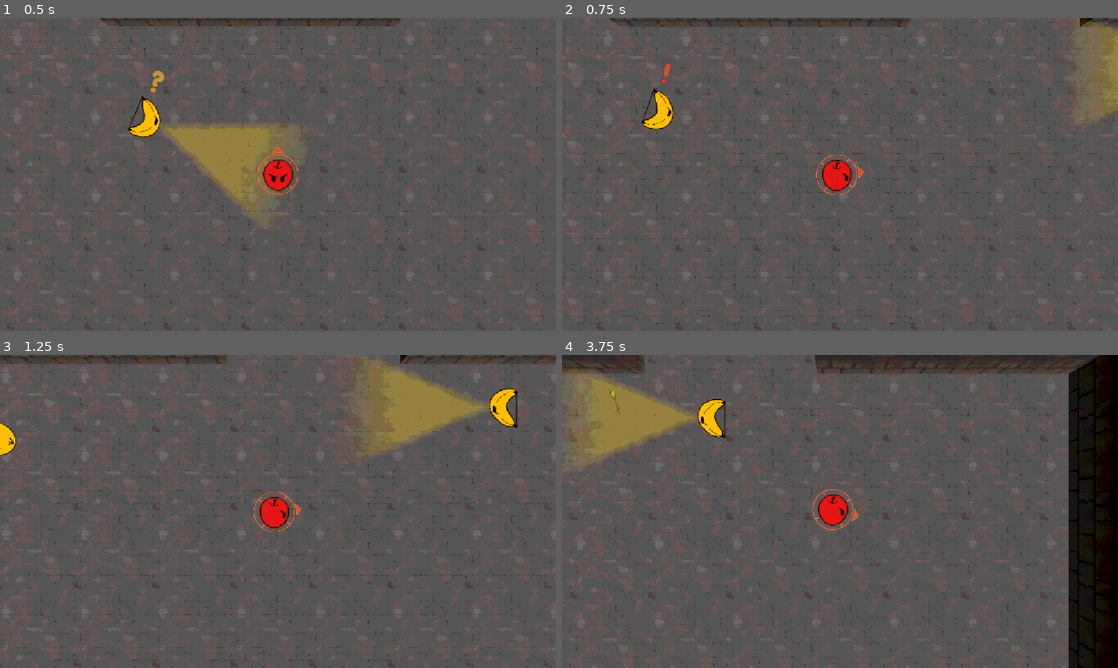
Above: before the commit, frames 1-4 (two rows, left to right).
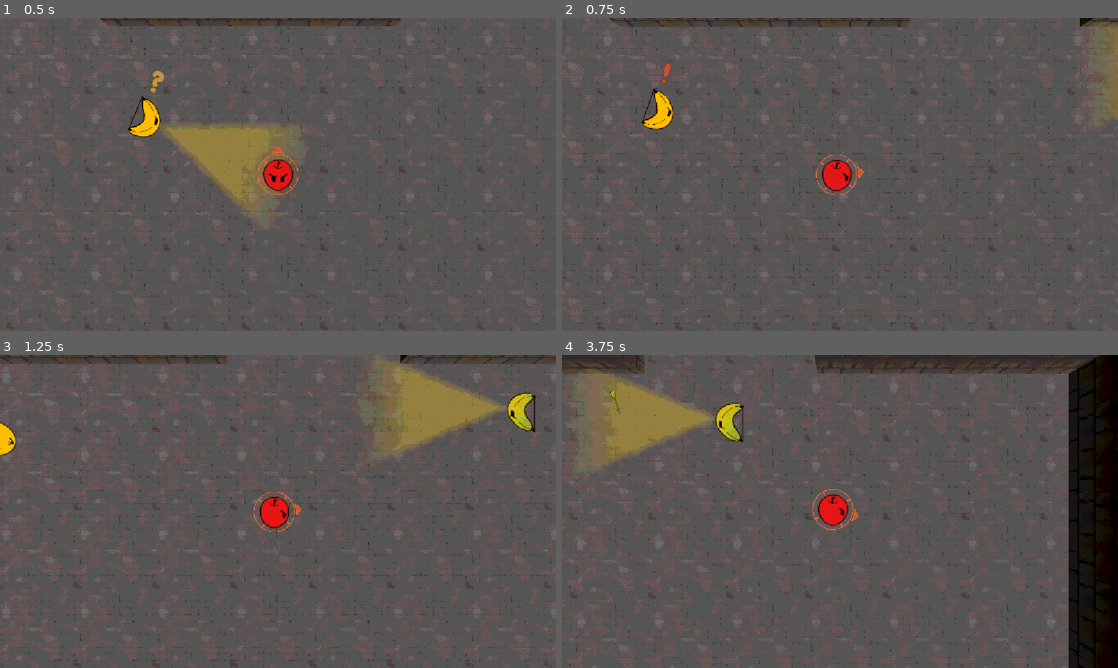
Above: after the commit, the same moments.

Repository: CasualShrub/arrow-head
Game: Godot game, scene res://scenes/levels/level_2.tscn
Same seed, same stepped clock (60 frames per second), same inputs: the game is played once before the commit and once after it. This scene is started directly instead of the project's main scene. Sound files missing from this copy of the repository are replaced by a short silence.
Inputs (mouse positions are in pixels of both pictures, inside the frame that each line leads up to):
- Up to frame 1 (0.5 s): no input
- Up to frame 2 (0.75 s): tap Enter at 0.5 s; move the mouse to (962, 158) at 0.52 s; hold D (move_right) from 0.53 s (still down); hold Space (fire) from 0.53 s (still down)
- Up to frame 3 (1.25 s): keep holding D (move_right); keep holding Space (fire)
- Up to frame 4 (3.75 s): move the mouse to (728, 527) at 1.27 s; release D (move_right) at 1.28 s; release Space (fire) at 1.28 s; hold S (move_down) 1.28-2.03 s; tap Space (fire) at 1.35, 2.85 s; move the mouse to (895, 442) at 2.02 s; hold D (move_right) 2.03-2.78 s; hold Space (fire) 2.03-2.78 s; tap R at 2.1 s; move the mouse to (812, 574) at 2.77 s; hold W (move_up) 2.78-3.53 s; move the mouse to (1006, 558) at 3.52 s; hold A (move_left) from 3.53 s (still down); hold Space (fire) from 3.53 s (still down)

Frame 1 is identical in both runs. In frame 2, less than 0.1% of the frame differs, in the area x 98-100%, y 2-32%; in frame 3, 1.4%, in the area x 69-97%, y 2-32%; in frame 4, 1.4%.

Commit message:
lv2 small enemy texture update

Diff:
--- a/scenes/levels/level_2.tscn
+++ b/scenes/levels/level_2.tscn
@@ -1,8 +1,8 @@
 [gd_scene format=3 uid="uid://bnsr22owo5uq4"]
 
 [ext_resource type="PackedScene" uid="uid://b6c1h2si8ob6l" path="res://scenes/levels/encounter.tscn" id="1_h14sk"]
-[ext_resource type="PackedScene" uid="uid://dwun4epe1ljmt" path="res://scenes/enemies/enemy_fire.tscn" id="2_eqwef"]
-[ext_resource type="PackedScene" uid="uid://1jtkc8jlvm65" path="res://scenes/enemies/enemy_frost.tscn" id="3_1shg3"]
+[ext_resource type="PackedScene" uid="uid://db0ry36fopb12" path="res://scenes/enemies/enemy_bananarotten.tscn" id="3_3p04p"]
+[ext_resource type="PackedScene" uid="uid://kwovebw0p15w" path="res://scenes/enemies/enemy_bananaunripe.tscn" id="4_qsp8v"]
 [ext_resource type="PackedScene" uid="uid://tmhabgv3ovyb" path="res://scenes/enemies/enemy_archer.tscn" id="5_l37oo"]
 [ext_resource type="Material" uid="uid://6w5rlqbtx4yb" path="res://materials/crate_material.tres" id="6_rock"]
 [ext_resource type="Material" uid="uid://bspie6d5acqw8" path="res://materials/stone_floor_material.tres" id="8_floor"]
@@ -24,19 +24,26 @@
 [node name="Player" parent="SubViewportContainer/SubViewport/World" parent_id_path=PackedInt32Array(1589957074) index="0" unique_id=508579643]
 transform = Transform3D(1, 0, 0, 0, 1, 0, 0, 0, 1, 18.24202, 0, 25.049774)
 
-[node name="fire" parent="SubViewportContainer/SubViewport/World/Enemies" parent_id_path=PackedInt32Array(1185931971) index="0" unique_id=568196954 instance=ExtResource("2_eqwef")]
-transform = Transform3D(-0.9818634, 0, -0.18958913, 0, 1, 0, 0.18958913, 0, -0.9818634, 18.708735, -0.1609757, 10.610923)
-alwayds_alert = false
-
-[node name="archer2" parent="SubViewportContainer/SubViewport/World/Enemies" parent_id_path=PackedInt32Array(1185931971) index="1" unique_id=71488470 instance=ExtResource("5_l37oo")]
+[node name="archer2" parent="SubViewportContainer/SubViewport/World/Enemies" parent_id_path=PackedInt32Array(1185931971) index="0" unique_id=71488470 instance=ExtResource("5_l37oo")]
 transform = Transform3D(1, 0, 0, 0, 1, 0, 0, 0, 1, 25.094635, -0.19287515, 13.687416)
 
-[node name="frost" parent="SubViewportContainer/SubViewport/World/Enemies" parent_id_path=PackedInt32Array(1185931971) index="2" unique_id=488297977 instance=ExtResource("3_1shg3")]
-transform = Transform3D(1, 0, 0, 0, 1, 0, 0, 0, 1, 30.604156, 0, 22.46748)
-alwayds_alert = false
+[node name="Marker3D2" type="Marker3D" parent="SubViewportContainer/SubViewport/World/Enemies/archer2/PatrolPoints" parent_id_path=PackedInt32Array(71488470, 1646478367) index="1" unique_id=501121812]
+transform = Transform3D(1, 0, 0, 0, 1, 0, 0, 0, 1, 0, 0, -5.4019003)
 
-[node name="Marker3D2" type="Marker3D" parent="SubViewportContainer/SubViewport/World/Enemies/frost/PatrolPoints" parent_id_path=PackedInt32Array(488297977, 1646478367) index="1" unique_id=226739791]
-transform = Transform3D(1, 0, 0, 0, 1, 0, 0, 0, 1, -14.978727, 0, 0)
+[node name="Marker3D3" type="Marker3D" parent="SubViewportContainer/SubViewport/World/Enemies/archer2/PatrolPoints" parent_id_path=PackedInt32Array(71488470, 1646478367) index="2" unique_id=903657052]
+transform = Transform3D(1, 0, 0, 0, 1, 0, 0, 0, 1, 6.019203, 0, -5.4019003)
+
+[node name="Marker3D4" type="Marker3D" parent="SubViewportContainer/SubViewport/World/Enemies/archer2/PatrolPoints" parent_id_path=PackedInt32Array(71488470, 1646478367) index="3" unique_id=888233012]
+transform = Transform3D(1, 0, 0, 0, 1, 0, 0, 0, 1, 6.019203, 0, 0.39518642)
+
+[node name="fire" parent="SubViewportContainer/SubViewport/World/Enemies" parent_id_path=PackedInt32Array(1185931971) index="1" unique_id=1083454507 instance=ExtResource("3_3p04p")]
+transform = Transform3D(-0.9852952, 0, -0.1708608, 0, 1, 0, 0.1708608, 0, -0.9852952, 18.924469, 0, 11.169025)
+
+[node name="frost" parent="SubViewportContainer/SubViewport/World/Enemies" parent_id_path=PackedInt32Array(1185931971) index="2" unique_id=773385986 instance=ExtResource("4_qsp8v")]
+transform = Transform3D(1, 0, 0, 0, 1, 0, 0, 0, 1, 31.024858, 0, 22.489487)
+
+[node name="Marker3D2" type="Marker3D" parent="SubViewportContainer/SubViewport/World/Enemies/frost/PatrolPoints" parent_id_path=PackedInt32Array(773385986, 1646478367) index="1" unique_id=690617634]
+transform = Transform3D(1, 0, 0, 0, 1, 0, 0, 0, 1, -12.039007, 0, 0)
 
 [node name="CameraPivot" parent="SubViewportContainer/SubViewport/World" parent_id_path=PackedInt32Array(1589957074) index="2" unique_id=1563753267]
 transform = Transform3D(1, 0, 0, 0, -4.371139e-08, 1, 0, -1, -4.371139e-08, 18.24202, 3.7000048, 25.049774)
@@ -139,4 +146,5 @@
 transform = Transform3D(-0.38260564, 0, -0.92391175, 0, 1, 0, 0.92391175, 0, -0.38260564, 14.9575205, 0, 23.711275)
 alwayds_alert = false
 
+[editable path="SubViewportContainer/SubViewport/World/Enemies/archer2"]
 [editable path="SubViewportContainer/SubViewport/World/Enemies/frost"]
